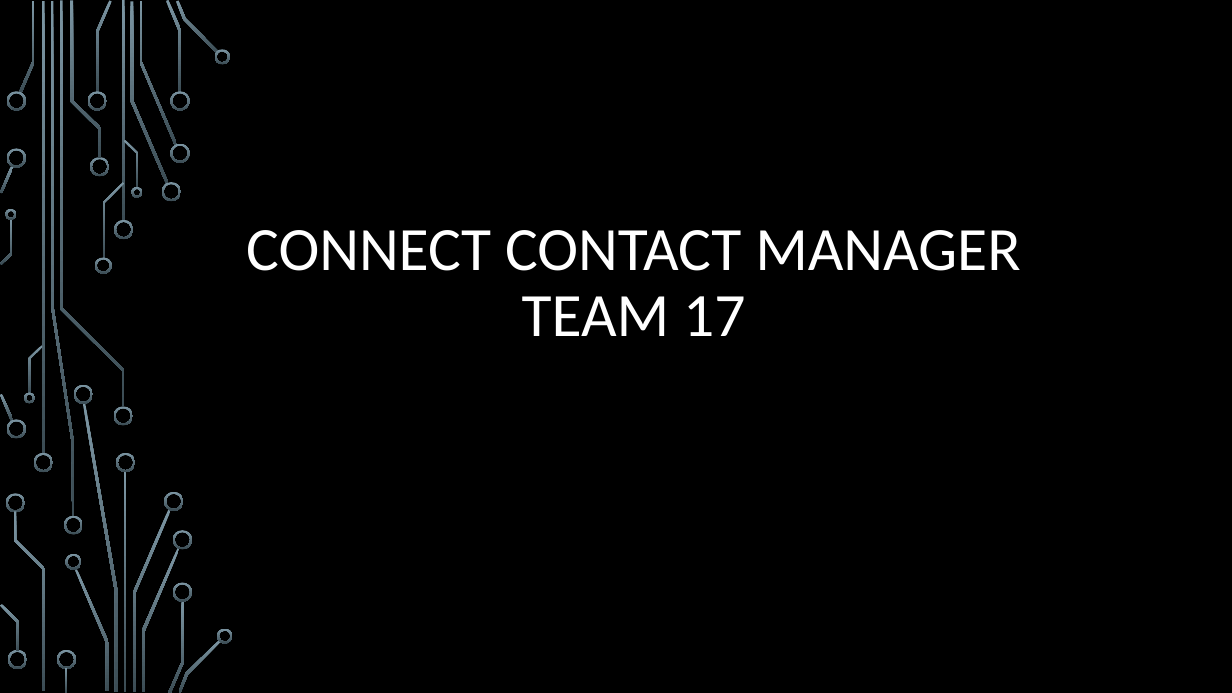
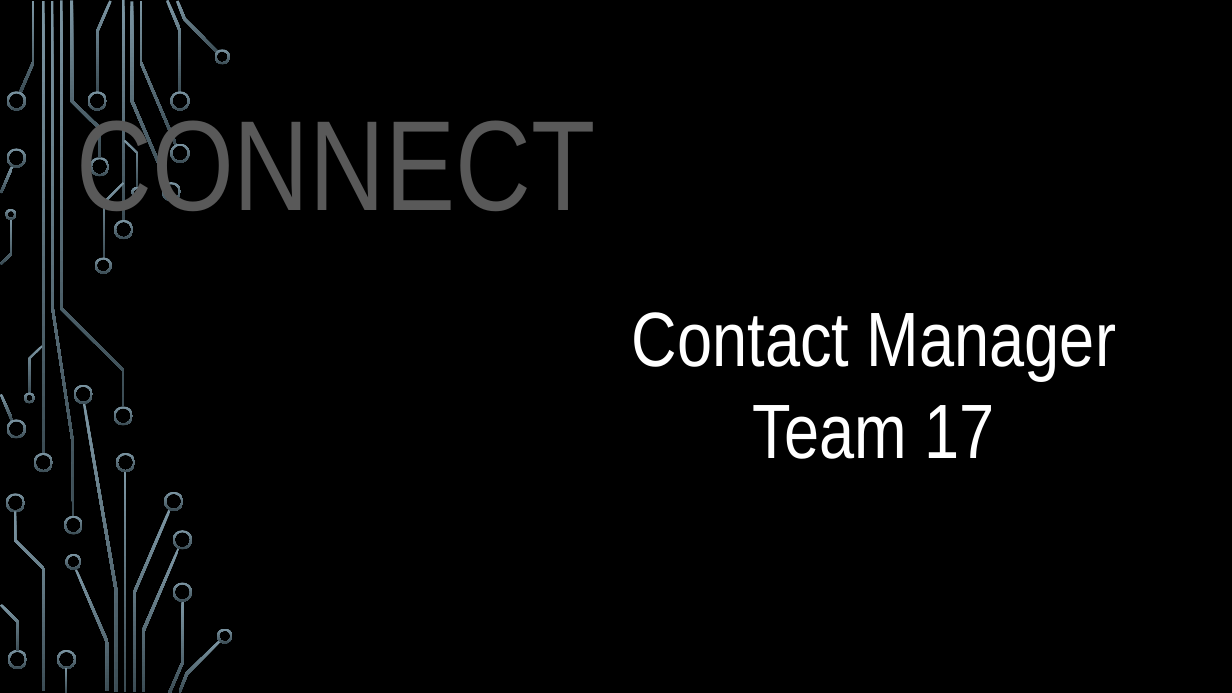
Before and after one commit to dugoatboy/COP4331-Group17-SmallProject, a slide deck: slide 1 of CONNECT.pptm. Drawn at 1232x693 pixels with LibreOffice and Linux fonts; fonts in the diff are those of the drawing; background and template pictures are left out. Boxes give left, top, right and bottom in pixels: in the first picture for what was removed or moved away, otherwise in the second. Text is boxed around its words. In the diff, an @@ line names an element or a change of style, - is before the commit and + after.

```diff
--- a/CONNECT.pptm
+++ b/CONNECT.pptm
@@ title at [76, 106, 595, 233]: text changed; size 48 to 99.9 pt; font Calibri to Arial Narrow; text colour #FFFFFF to #595959 @@
-CONNECT CONTACT MANAGER
-TEAM 17
+CONNECT
@@ text added at [632, 312, 1116, 459], 60 pt, text #FFFFFF @@
+Contact Manager
+Team 17
```
